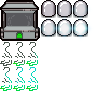
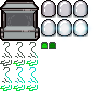
Revision of a layered 96 × 96 image; what changed, layer by layer:
added group "batteries" with 2 layers above "base" over [41, 42, 56, 49]
added layer "batt_empty" in group "batteries" over [49, 42, 56, 49]
added layer "batt_full" in group "batteries" over [41, 42, 48, 49]
renamed "slot_003_fortuneteller.png" to "base", painted on it over [16, 32, 23, 39]
